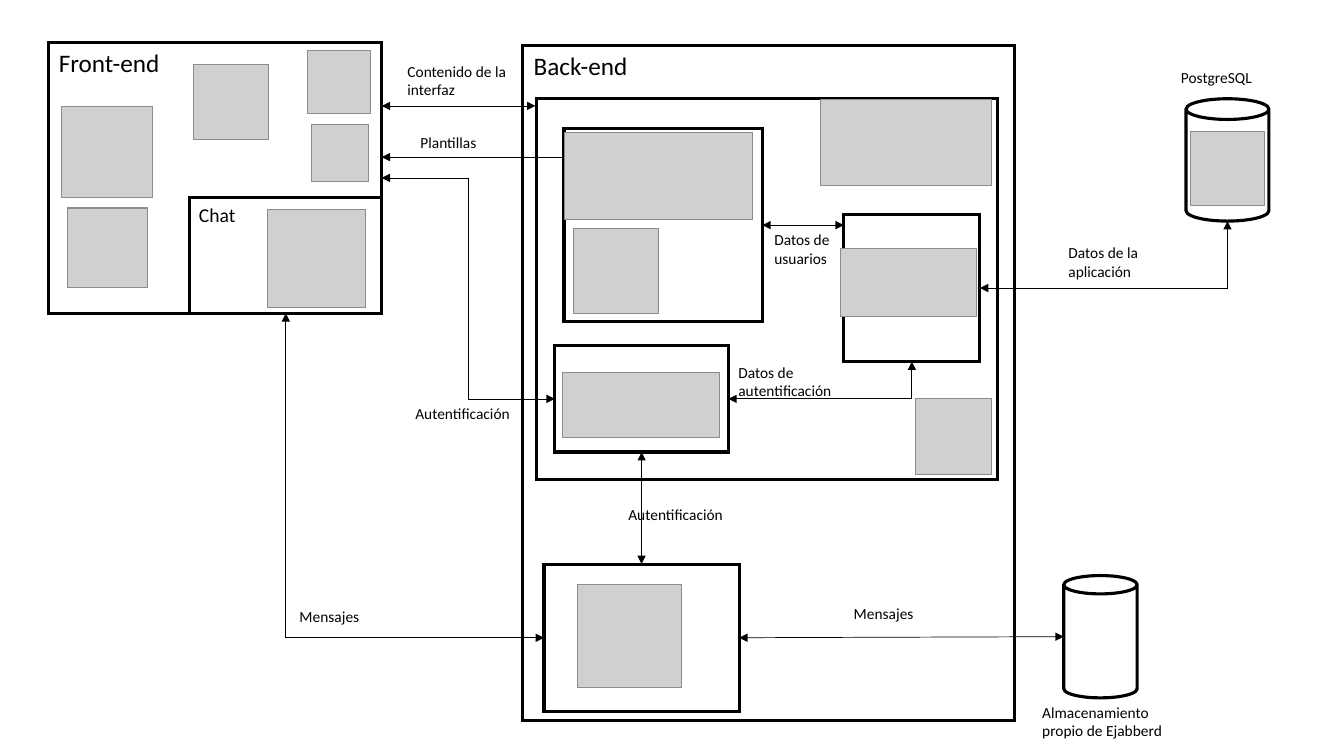
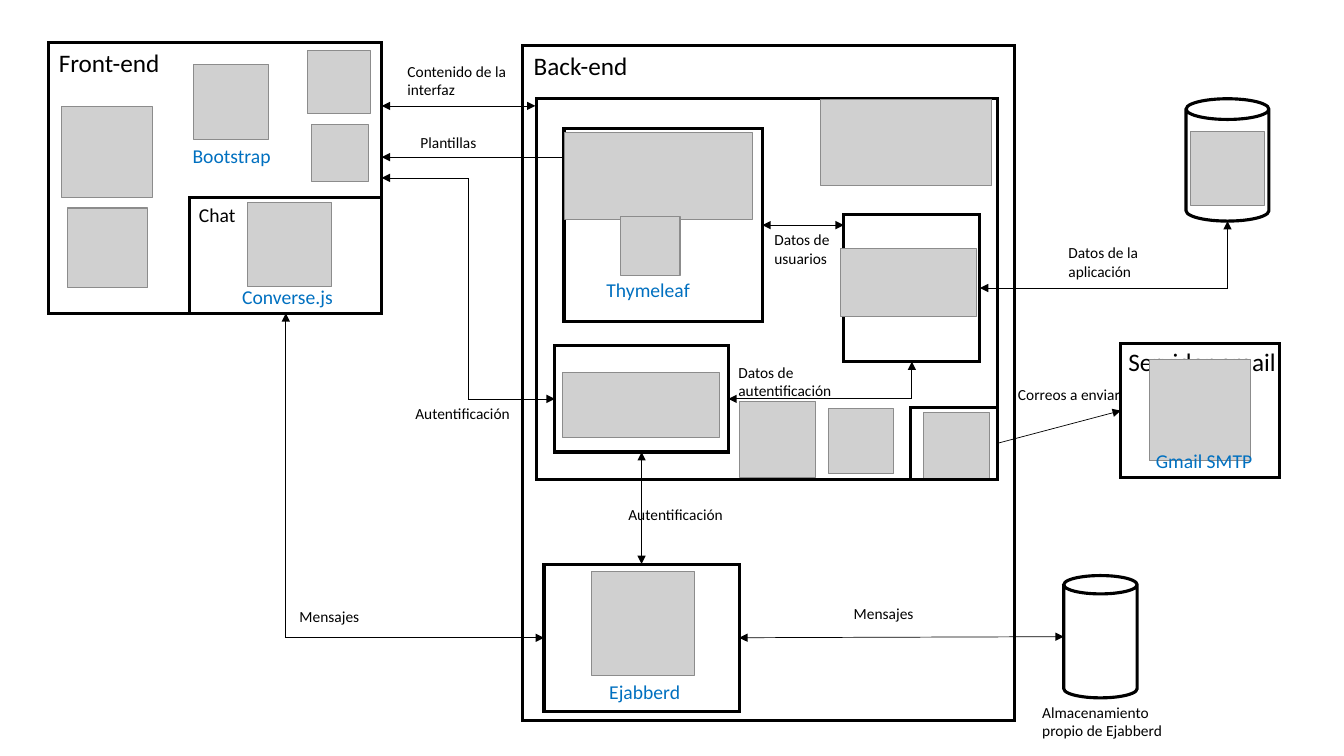
Before and after one commit to jacknieve/TFG, a slide deck: slide 1 of Diseños/aquitectura.pptx. Drawn at 1344x756 pixels with LibreOffice and Linux fonts; fonts in the diff are those of the drawing; grey boxes stand for pictures. Boxes give left, top, right and bottom in pixels: in the first picture for what was removed or moved away, otherwise in the second. Text is boxed around its words. In the diff, an @@ line names an element or a change of style, - is before the commit and + after.

Commit message:
Inserción de la funcionalidad de registro con validación por correo.

```diff
--- a/Diseños/aquitectura.pptx
+++ b/Diseños/aquitectura.pptx
@@ text removed at [1181,73,1252,86] @@
-PostgreSQL
@@ text added at [193,150,271,166], 14 pt, text #0070C0 @@
+Bootstrap
@@ picture: place and size @@
-picture at [268,210,366,308]
+picture at [247,203,332,287]
@@ picture: place and size @@
-picture at [574,228,658,313]
+picture at [621,217,681,276]
@@ text added at [242,290,332,308], 14 pt, text #0070C0 @@
+Converse.js
@@ text added at [606,283,689,300], 14 pt, text #0070C0 @@
+Thymeleaf
@@ rectangle added at [1121,344,1279,478], outline #000000 2.25 pt @@
@@ text added at [1128,350,1275,377], 18 pt, text #000000 @@
+Servidor email
@@ text added at [1018,387,1120,405], 11 pt, text #000000 @@
+Correos a enviar
@@ picture added at [1149,360,1251,462] @@
@@ picture: place and size @@
-picture at [917,399,992,475]
+picture at [740,402,816,478]
@@ picture added at [829,408,894,474] @@
@@ rectangle added at [911,407,998,480], outline #000000 2.25 pt @@
@@ picture added at [924,412,990,480] @@
@@ arrow added from (997, 444) to (1121, 410), #000000 0.5 pt @@
@@ text added at [1156,452,1253,474], 14 pt, text #0070C0 @@
+Gmail SMTP
@@ picture: place and size @@
-picture at [578,585,682,689]
+picture at [591,572,695,676]
@@ text added at [609,685,680,703], 14 pt, text #0070C0 @@
+Ejabberd
```
Also in this commit, not shown: 3 other slides changed, 38 other files.
